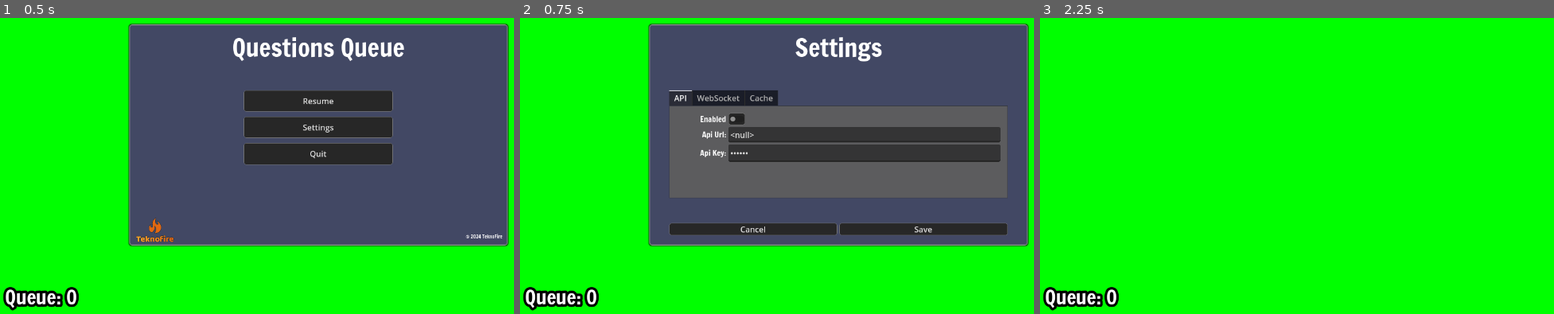
Above: before the commit, frames 1-3 (left to right).
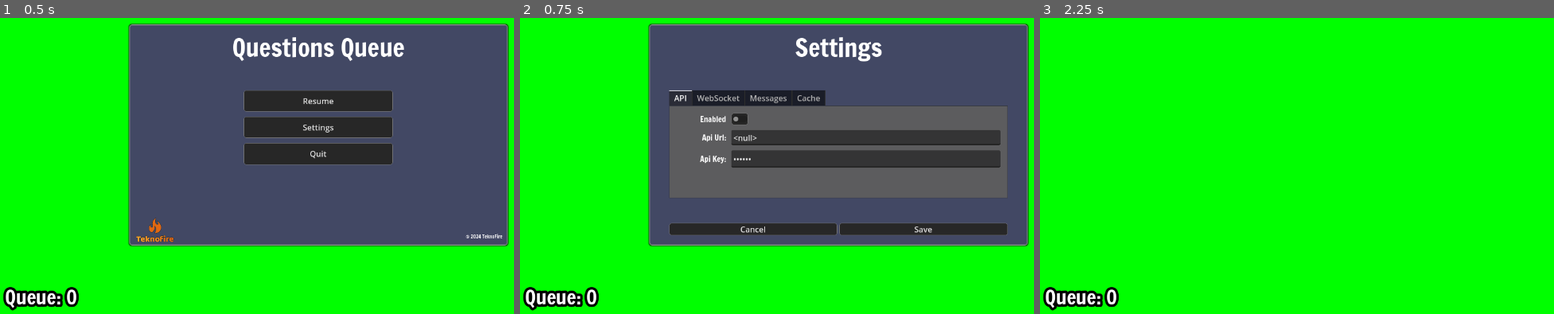
Above: after the commit, the same moments.

Repository: teknofire/stream-questions
Game: Godot game, scene res://scenes/overlay.tscn
Same seed, same stepped clock (60 frames per second), same inputs: the game is played once before the commit and once after it.
Inputs:
- Up to frame 1 (0.5 s): no input
- Up to frame 2 (0.75 s): click "Settings" at 0.5 s
- Up to frame 3 (2.25 s): click "Save" at 1.25 s; click "Resume" at 2 s

Frame 1 is identical in both runs. In frame 2, 3.7% of the frame differs, in the area x 34-94%, y 24-51%; in frame 3, nothing differs.
Error before the commit: Invalid assignment of property or key 'button_pressed' with value of type 'Nil' on a base object of type 'CheckButton'. (res://scripts/MainMenu.gd:49)
Error after the commit: Invalid assignment of property or key 'button_pressed' with value of type 'Nil' on a base object of type 'CheckButton'. (res://scripts/MainMenu.gd:56)

Commit message:
Add support for setting message panel size
Signed-off-by: TeknoFire <will@teknofire.net>

Diff:
--- a/scenes/overlay.tscn
+++ b/scenes/overlay.tscn
@@ -183,9 +183,12 @@
 theme_override_styles/panel = SubResource("StyleBoxFlat_ye3gq")
 
 [node name="API" type="GridContainer" parent="MainMenu/Settings/VBoxContainer/TabContainer"]
+visible = false
 custom_minimum_size = Vector2(500, 0)
 layout_mode = 2
 size_flags_horizontal = 4
+theme_override_constants/h_separation = 10
+theme_override_constants/v_separation = 10
 columns = 2
 
 [node name="Label4" type="Label" parent="MainMenu/Settings/VBoxContainer/TabContainer/API"]
@@ -222,9 +225,10 @@
 secret = true
 
 [node name="WebSocket" type="GridContainer" parent="MainMenu/Settings/VBoxContainer/TabContainer"]
-visible = false
 custom_minimum_size = Vector2(500, 0)
 layout_mode = 2
+theme_override_constants/h_separation = 10
+theme_override_constants/v_separation = 10
 columns = 2
 
 [node name="PortLabel" type="Label" parent="MainMenu/Settings/VBoxContainer/TabContainer/WebSocket"]
@@ -250,6 +254,44 @@
 placeholder_text = "ws://localhost:[PORT]/"
 editable = false
 script = ExtResource("7_ow44g")
+
+[node name="Messages" type="GridContainer" parent="MainMenu/Settings/VBoxContainer/TabContainer"]
+custom_minimum_size = Vector2(500, 0)
+layout_mode = 2
+theme_override_constants/h_separation = 10
+theme_override_constants/v_separation = 10
+columns = 2
+
+[node name="WidthLabel" type="Label" parent="MainMenu/Settings/VBoxContainer/TabContainer/Messages"]
+custom_minimum_size = Vector2(100, 0)
+layout_mode = 2
+text = "Width"
+horizontal_alignment = 2
+
+[node name="ui_question_width" type="LineEdit" parent="MainMenu/Settings/VBoxContainer/TabContainer/Messages"]
+unique_name_in_owner = true
+layout_mode = 2
+size_flags_horizontal = 3
+size_flags_vertical = 4
+
+[node name="HeightLabel" type="Label" parent="MainMenu/Settings/VBoxContainer/TabContainer/Messages"]
+layout_mode = 2
+text = "Height"
+horizontal_alignment = 2
+
+[node name="ui_question_height" type="LineEdit" parent="MainMenu/Settings/VBoxContainer/TabContainer/Messages"]
+unique_name_in_owner = true
+layout_mode = 2
+size_flags_horizontal = 3
+size_flags_vertical = 4
+
+[node name="Label" type="Label" parent="MainMenu/Settings/VBoxContainer/TabContainer/Messages"]
+layout_mode = 2
+
+[node name="ShowPanel" type="Button" parent="MainMenu/Settings/VBoxContainer/TabContainer/Messages"]
+custom_minimum_size = Vector2(100, 50)
+layout_mode = 2
+text = "Toggle Question Panel"
 
 [node name="Cache" type="MarginContainer" parent="MainMenu/Settings/VBoxContainer/TabContainer"]
 visible = false
@@ -353,6 +395,9 @@
 [connection signal="focus_exited" from="MainMenu/Settings/VBoxContainer/TabContainer/WebSocket/port" to="MainMenu/Settings/VBoxContainer/TabContainer/WebSocket/port" method="_on_focus_exited"]
 [connection signal="text_changed" from="MainMenu/Settings/VBoxContainer/TabContainer/WebSocket/port" to="MainMenu/Settings/VBoxContainer/TabContainer/WebSocket/web_socket_url" method="_on_port_text_changed"]
 [connection signal="ws_port_changed" from="MainMenu/Settings/VBoxContainer/TabContainer/WebSocket/port" to="WebsocketServer" method="_on_port_ws_port_changed"]
+[connection signal="text_changed" from="MainMenu/Settings/VBoxContainer/TabContainer/Messages/ui_question_width" to="QuestionPanel" method="_on_message_width_text_submitted"]
+[connection signal="text_changed" from="MainMenu/Settings/VBoxContainer/TabContainer/Messages/ui_question_height" to="QuestionPanel" method="_on_message_height_text_submitted"]
+[connection signal="pressed" from="MainMenu/Settings/VBoxContainer/TabContainer/Messages/ShowPanel" to="QuestionPanel" method="_on_show_panel_pressed"]
 [connection signal="pressed" from="MainMenu/Settings/VBoxContainer/TabContainer/Cache/ClearCache" to="." method="_on_clear_cache_pressed"]
 [connection signal="pressed" from="MainMenu/Settings/VBoxContainer/HBoxContainer/Cancel" to="MainMenu" method="_show_menu"]
 [connection signal="pressed" from="MainMenu/Settings/VBoxContainer/HBoxContainer/Save" to="MainMenu" method="_on_save_pressed"]
--- a/scripts/MainMenu.gd
+++ b/scripts/MainMenu.gd
@@ -24,7 +24,11 @@
 
 func _on_settings_pressed():
 	for item in Global.api_settings:
-		_set_input_value(item, Global.config.get_value("api", item))
+		_set_input_value("%api_"+item, Global.config.get_value("api", item))
+
+	var panel_size = Global.config.get_value("ui", "QuestionPanel_size", Vector2(600, 100))
+	_set_input_value("%ui_question_width", panel_size.x)
+	_set_input_value("%ui_question_height", panel_size.y)
 
 	%Default.hide()
 	%Settings.show()
@@ -32,25 +36,28 @@
 
 func _on_save_pressed():
 	for item in Global.api_settings:
-		Global.config.set_value("api", item, _get_input_value(item))
+		Global.config.set_value("api", item, _get_input_value("%api_"+item))
+
+	Global.config.set_value("ui", "QuestionPanel_size", %QuestionPanel.size)
 
 	Global.save_settings()
 
 	_show_menu()
 
 
+
 func _set_input_value(input, value):
-	var field = get_node("%%api_%s" % input)
+	var field = get_node(input)
 
 	match field.get_class():
 		"LineEdit":
-			field.text = value
+			field.text = "%s" % value
 		"CheckButton":
 			field.button_pressed = value
 
 
 func _get_input_value(input):
-	var node_name = "%%api_%s" % input
+	var node_name = input
 	var field = get_node(node_name)
 
 	if !field:
--- a/scripts/QuestionPanel.gd
+++ b/scripts/QuestionPanel.gd
@@ -2,6 +2,7 @@
 
 var drag = false
 var offset = Vector2.ZERO
+var on_screen = false
 
 signal location_updated(name: String, location: Vector2)
 signal panel_hidden
@@ -11,6 +12,10 @@
 # Called when the node enters the scene tree for the first time.
 func _ready():
 	shown_location = Global.config.get_value("ui", name, Vector2(280, 600))
+	_resize_panel()
+
+func _resize_panel():
+	size = Global.config.get_value("ui", "QuestionPanel_size", Vector2(600,50))
 
 # Called every frame. 'delta' is the elapsed time since the previous frame.
 func _process(delta):
@@ -30,17 +35,36 @@
 			Global.save_settings()
 
 func animate_in(_play_audio, message_length, duration):
+	var tween = get_tree().create_tween()
+	show_panel(tween)
+	tween.tween_callback(_play_audio)
+	tween.tween_property(%QuestionMessage, "visible_characters", message_length, duration).set_trans(Tween.TRANS_SINE)
+	animate_out(tween).set_delay(3)
+	tween.tween_callback(hide_panel)
+
+func show_panel(tween):
 	show()
+	on_screen = true
+	return tween.tween_property(self, "global_position", shown_location, 0.2).set_ease(Tween.EASE_OUT)
 
+func hide_panel():
+	%QuestionMessage.visible_characters = 0
+	panel_hidden.emit()
+
+func animate_out(tween):
+	on_screen = false
+	return tween.tween_property(self, "global_position", Vector2(self.global_position.x, %OffscreenTarget.global_position.y), 0.2)
+
+func _on_message_width_text_submitted(new_text):
+	size = Vector2(int(new_text), size.y)
+
+func _on_message_height_text_submitted(new_text):
+	size = Vector2(size.x, int(new_text))
+
+func _on_show_panel_pressed():
 	var tween = get_tree().create_tween()
 
-	tween.tween_property(self, "global_position", shown_location, 0.2).set_ease(Tween.EASE_OUT)
-	tween.tween_callback(_play_audio)
-	tween.tween_property(%QuestionMessage, "visible_characters", message_length, duration).set_trans(Tween.TRANS_SINE)
-	tween.tween_callback(animate_out).set_delay(3)
-
-func animate_out():
-	var tween = get_tree().create_tween()
-	tween.tween_property(self, "global_position", Vector2(self.global_position.x, %OffscreenTarget.global_position.y), 0.2)
-	%QuestionMessage.visible_characters = 0
-	panel_hidden.emit()
+	if on_screen:
+		animate_out(tween)
+	else:
+		show_panel(tween)
